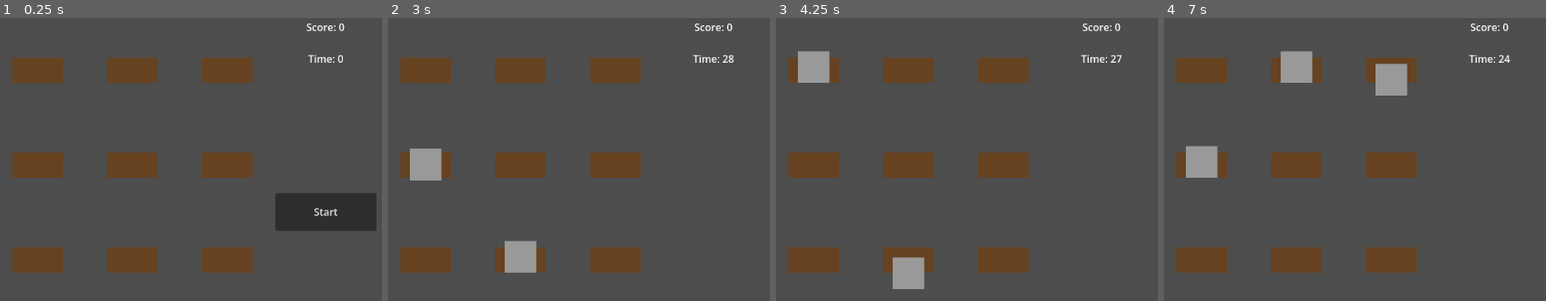
Above: before the commit, frames 1-4 (left to right).
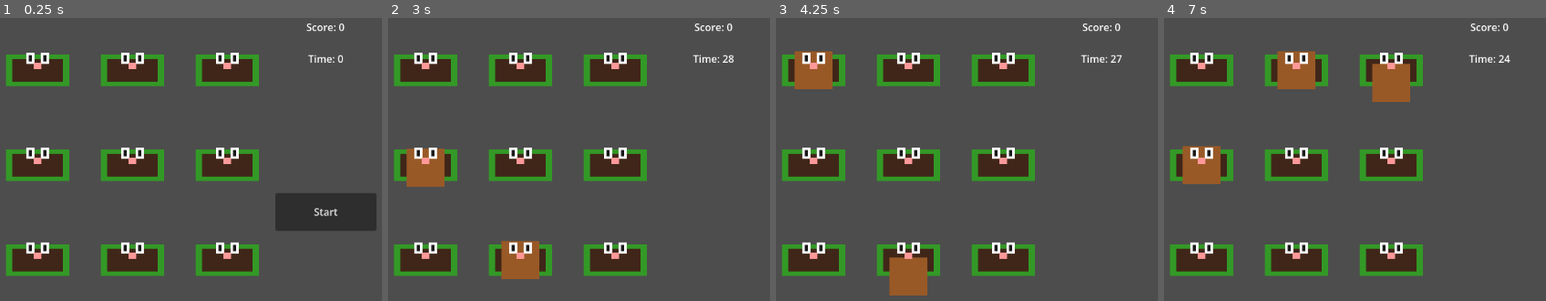
Above: after the commit, the same moments.

Repository: cangming009/firtdemo
Game: Godot game, scene res://main.tscn
The game is run twice, just before and just after one commit, with the same random seed, the same clock (stepped at 60 frames per second) and the same inputs.
Inputs (mouse positions are in pixels of both pictures, inside the frame that each line leads up to):
- Up to frame 1 (0.25 s): no input
- Up to frame 2 (3 s): click "Start" at 0.5 s; move the mouse to (outside the picture) at 1.27 s; click (outside the picture) at 1.42 s; tap Enter at 2 s; move the mouse to (567, 233) at 2.02 s; click (567, 233) at 2.17 s; move the mouse to (outside the picture) at 2.77 s; click (outside the picture) at 2.92 s
- Up to frame 3 (4.25 s): tap Space at 3.5 s; move the mouse to (1066, 295) at 3.52 s; click (1066, 295) at 3.67 s
- Up to frame 4 (7 s): move the mouse to (outside the picture) at 4.27 s; click (outside the picture) at 4.42 s; move the mouse to (1270, 151) at 5.02 s; click (1270, 151) at 5.17 s; move the mouse to (1526, 213) at 5.77 s; click (1526, 213) at 5.92 s; move the mouse to (1381, 108) at 6.52 s; click (1381, 108) at 6.67 s

The runs differ from the first frame. In frame 1, 17% of the frame differs, in the area x 1-68%, y 12-92%; in frame 2, 17%; in frame 3, 18%; in frame 4, 18%, in the area x 1-68%, y 11-92%.

Commit message:
feat: 完成 UI 优化 - 卡通风格 + 特效 + 连击系统
- 卡通地鼠: 棕色身体 + 白色眼眶 + 黑色瞳孔 + 粉色鼻子
- 洞口装饰: 草地绿色边缘 + 深棕色地洞
- 星星爆炸: 金橙色星星粒子 + 屏幕震动
- 分数弹出: "+10" 绿色飘字动画
- 连击系统: Nice/Great/Amazing 文字 + Combo 计数器
- 锤子光标: 自定义灰色锤子图标

Diff:
--- a/GameManager.gd
+++ b/GameManager.gd
@@ -14,11 +14,14 @@
 @onready var timer_label: Label = $UI/TimerLabel
 @onready var start_button: Button = $UI/StartButton
 @onready var game_over_label: Label = $UI/GameOverLabel
+@onready var combo_label: Label = $UI/ComboLabel
 @onready var holes: Array = $GameField.get_children()
 @onready var audio_hit: AudioStreamPlayer = $AudioHit
 
 var spawn_timer: Timer
 var game_timer: Timer
+var combo_count: int = 0
+var combo_timer: Timer
 
 func _ready() -> void:
 	print("[GameManager] _ready called")
@@ -30,8 +33,14 @@
 	game_timer.timeout.connect(_on_game_timeout)
 	add_child(game_timer)
 
+	combo_timer = Timer.new()
+	combo_timer.timeout.connect(_on_combo_timeout)
+	combo_timer.one_shot = true
+	add_child(combo_timer)
+
 	start_button.pressed.connect(_on_start_button_pressed)
 	game_over_label.hide()
+	combo_label.hide()
 	update_ui()
 
 	var hit_stream = load("res://hit.wav")
@@ -39,6 +48,17 @@
 		audio_hit.stream = hit_stream
 
 	print("[GameManager] _ready done, holes count: ", holes.size())
+
+	var img = Image.create(32, 32, false, Image.FORMAT_RGBA8)
+	img.fill(Color(0, 0, 0, 0))
+	for y in range(4, 12):
+		for x in range(6, 26):
+			img.set_pixel(x, y, Color(0.6, 0.6, 0.6, 1))
+	for y in range(12, 28):
+		for x in range(12, 20):
+			img.set_pixel(x, y, Color(0.5, 0.35, 0.2, 1))
+	var texture = ImageTexture.create_from_image(img)
+	DisplayServer.cursor_set_custom_image(texture)
 
 func _on_start_button_pressed() -> void:
 	start_game()
@@ -92,12 +112,74 @@
 	start_button.text = "Play Again"
 	start_button.show()
 
-func add_score(points: int) -> void:
+func add_score(points: int, mole_pos: Vector2 = Vector2.ZERO) -> void:
 	if state == GameState.PLAYING:
 		score += points
 		update_ui()
 		audio_hit.play()
+		spawn_score_popup(mole_pos, points)
+
+		combo_count += 1
+		combo_timer.start(1.5)
+
+		combo_label.text = "Combo: %d" % combo_count
+		combo_label.show()
+		combo_label.scale = Vector2(1.2, 1.2)
+		var tween = create_tween()
+		tween.set_parallel(true)
+		tween.tween_property(combo_label, "scale", Vector2(1.0, 1.0), 0.15).set_trans(Tween.TRANS_BACK).set_ease(Tween.EASE_OUT)
+
+		show_combo_text()
+
+func spawn_score_popup(world_pos: Vector2, points: int) -> void:
+	var popup = Label.new()
+	popup.text = "+%d" % points
+	popup.add_theme_font_size_override("font_size", 24)
+	popup.modulate = Color(0.3, 0.85, 0.3, 1)
+	popup.horizontal_alignment = HORIZONTAL_ALIGNMENT_CENTER
+	popup.vertical_alignment = VERTICAL_ALIGNMENT_CENTER
+	popup.z_index = 100
+	add_child(popup)
+
+	var screen_pos = get_viewport().get_camera_2d_position() + world_pos
+	popup.global_position = screen_pos + Vector2(0, -20)
+
+	var tween = create_tween()
+	tween.set_parallel(true)
+	tween.tween_property(popup, "position:y", screen_pos.y - 80, 0.8).set_trans(Tween.TRANS_BACK).set_ease(Tween.EASE_OUT)
+	tween.tween_property(popup, "modulate:a", 0.0, 0.8).set_trans(Tween.TRANS_SINE).set_ease(Tween.EASE_IN)
+
+	await get_tree().create_timer(0.8).timeout
+	popup.queue_free()
 
 func update_ui() -> void:
 	score_label.text = "Score: %d" % score
 	timer_label.text = "Time: %d" % max(0, int(time_remaining))
+
+func _on_combo_timeout() -> void:
+	combo_count = 0
+	combo_label.hide()
+
+func show_combo_text() -> void:
+	var text = ""
+	if combo_count >= 6:
+		text = "Amazing!"
+	elif combo_count >= 4:
+		text = "Great!"
+	elif combo_count >= 2:
+		text = "Nice!"
+	else:
+		return
+
+	combo_label.text = text
+	combo_label.show()
+
+	combo_label.scale = Vector2(2.0, 2.0)
+	combo_label.modulate.a = 0.0
+	var tween = create_tween()
+	tween.set_parallel(true)
+	tween.tween_property(combo_label, "scale", Vector2(1.0, 1.0), 0.2).set_trans(Tween.TRANS_BACK).set_ease(Tween.EASE_OUT)
+	tween.tween_property(combo_label, "modulate:a", 1.0, 0.2)
+
+	await get_tree().create_timer(0.5).timeout
+	combo_label.hide()
--- a/Hole.gd
+++ b/Hole.gd
@@ -17,4 +17,5 @@
 	return mole.is_mole_visible()
 
 func _on_mole_whacked() -> void:
-	get_parent().get_parent().add_score(10)
+	var mole_pos = mole.global_position
+	get_parent().get_parent().add_score(10, mole_pos)
--- a/Hole.tscn
+++ b/Hole.tscn
@@ -8,31 +8,103 @@
 [node name="Hole" type="Node2D"]
 script = ExtResource("1_mole")
 
-[node name="HoleVisual" type="ColorRect" parent="."]
+[node name="HoleEdge" type="ColorRect" parent="."]
+anchors_preset = 8
+anchor_left = 0.5
+anchor_top = 0.5
+anchor_right = 0.5
+anchor_bottom = 0.5
+offset_left = -50.0
+offset_top = -25.0
+offset_right = 50.0
+offset_bottom = 25.0
+color = Color(0.2, 0.6, 0.15, 1)
+
+[node name="HoleOpening" type="ColorRect" parent="."]
 anchors_preset = 8
 anchor_left = 0.5
 anchor_top = 0.5
 anchor_right = 0.5
 anchor_bottom = 0.5
 offset_left = -40.0
-offset_top = -20.0
+offset_top = -18.0
 offset_right = 40.0
-offset_bottom = 20.0
-color = Color(0.4, 0.26, 0.13, 1)
+offset_bottom = 18.0
+color = Color(0.25, 0.15, 0.1, 1)
 
 [node name="Mole" type="Node2D" parent="."]
 
-[node name="MoleSprite" type="ColorRect" parent="Mole"]
+[node name="MoleBody" type="ColorRect" parent="Mole"]
 anchors_preset = 8
 anchor_left = 0.5
 anchor_top = 0.5
 anchor_right = 0.5
 anchor_bottom = 0.5
-offset_left = -25.0
-offset_top = -25.0
-offset_right = 25.0
+offset_left = -30.0
+offset_top = -35.0
+offset_right = 30.0
 offset_bottom = 25.0
-color = Color(0.6, 0.6, 0.6, 1)
+color = Color(0.6, 0.35, 0.15, 1)
+
+[node name="LeftEye" type="ColorRect" parent="Mole"]
+anchors_preset = 8
+anchor_left = 0.5
+anchor_top = 0.5
+anchor_right = 0.5
+anchor_bottom = 0.5
+offset_left = -18.0
+offset_top = -28.0
+offset_right = -5.0
+offset_bottom = -10.0
+color = Color(1, 1, 1, 1)
+
+[node name="RightEye" type="ColorRect" parent="Mole"]
+anchors_preset = 8
+anchor_left = 0.5
+anchor_top = 0.5
+anchor_right = 0.5
+anchor_bottom = 0.5
+offset_left = 5.0
+offset_top = -28.0
+offset_right = 18.0
+offset_bottom = -10.0
+color = Color(1, 1, 1, 1)
+
+[node name="LeftPupil" type="ColorRect" parent="Mole"]
+anchors_preset = 8
+anchor_left = 0.5
+anchor_top = 0.5
+anchor_right = 0.5
+anchor_bottom = 0.5
+offset_left = -14.0
+offset_top = -24.0
+offset_right = -9.0
+offset_bottom = -14.0
+color = Color(0.1, 0.1, 0.1, 1)
+
+[node name="RightPupil" type="ColorRect" parent="Mole"]
+anchors_preset = 8
+anchor_left = 0.5
+anchor_top = 0.5
+anchor_right = 0.5
+anchor_bottom = 0.5
+offset_left = 9.0
+offset_top = -24.0
+offset_right = 14.0
+offset_bottom = -14.0
+color = Color(0.1, 0.1, 0.1, 1)
+
+[node name="Nose" type="ColorRect" parent="Mole"]
+anchors_preset = 8
+anchor_left = 0.5
+anchor_top = 0.5
+anchor_right = 0.5
+anchor_bottom = 0.5
+offset_left = -6.0
+offset_top = -12.0
+offset_right = 6.0
+offset_bottom = -2.0
+color = Color(1, 0.6, 0.6, 1)
 
 [node name="Area2D" type="Area2D" parent="Mole"]
 
--- a/Mole.gd
+++ b/Mole.gd
@@ -9,7 +9,7 @@
 var state: MoleState = MoleState.HIDDEN
 var is_whacked: bool = false
 
-@onready var mole_sprite: ColorRect = $Mole/MoleSprite
+@onready var mole_sprite: ColorRect = $Mole/MoleBody
 
 signal mole_whacked
 
@@ -90,20 +90,39 @@
 	explosion.global_position = mole_sprite.global_position
 	add_child(explosion)
 
-	var colors = [Color(1, 0.5, 0, 1), Color(1, 0.8, 0, 1), Color(1, 1, 0, 1), Color(1, 0.3, 0, 1)]
+	var colors = [
+		Color(1, 0.85, 0, 1),
+		Color(1, 0.6, 0, 1),
+		Color(1, 1, 0.9, 1),
+		Color(1, 0.85, 0, 1),
+		Color(1, 0.6, 0, 1),
+		Color(1, 1, 0.9, 1),
+		Color(1, 0.85, 0, 1),
+		Color(1, 0.6, 0, 1)
+	]
 	for i in 8:
 		var particle = ColorRect.new()
-		particle.color = colors[i % colors.size()]
-		particle.size = Vector2(12, 12)
-		particle.pivot_offset = Vector2(6, 6)
+		particle.color = colors[i]
+		particle.size = Vector2(14, 14)
+		particle.pivot_offset = Vector2(7, 7)
 		explosion.add_child(particle)
 
 		var angle = (i / 8.0) * TAU
 		var tween = create_tween()
 		tween.set_parallel(true)
-		tween.tween_property(particle, "position", Vector2(cos(angle) * 60, sin(angle) * 60), 0.3).set_trans(Tween.TRANS_SINE).set_ease(Tween.EASE_OUT)
-		tween.tween_property(particle, "modulate:a", 0.0, 0.3).set_trans(Tween.TRANS_SINE).set_ease(Tween.EASE_IN)
-		tween.tween_property(particle, "scale", Vector2(0.1, 0.1), 0.3).set_trans(Tween.TRANS_SINE).set_ease(Tween.EASE_IN)
+		tween.tween_property(particle, "position", Vector2(cos(angle) * 60, sin(angle) * 60), 0.35).set_trans(Tween.TRANS_BACK).set_ease(Tween.EASE_OUT)
+		tween.tween_property(particle, "modulate:a", 0.0, 0.35).set_trans(Tween.TRANS_SINE).set_ease(Tween.EASE_IN)
+		tween.tween_property(particle, "rotation", angle + TAU, 0.35).set_trans(Tween.TRANS_SINE).set_ease(Tween.EASE_OUT)
+		tween.tween_property(particle, "scale", Vector2(0.2, 0.2), 0.35).set_trans(Tween.TRANS_BACK).set_ease(Tween.EASE_IN)
+
+	var viewport = get_viewport()
+	var original_pos = viewport.get_camera_2d_position()
+	var shake_tween = create_tween()
+	shake_tween.set_parallel(true)
+	shake_tween.tween_property(viewport, "position", original_pos + Vector2(4, -3), 0.05).set_trans(Tween.TRANS_SINE).set_ease(Tween.EASE_IN)
+	shake_tween.tween_property(viewport, "position", original_pos + Vector2(-4, 3), 0.05).set_trans(Tween.TRANS_SINE).set_ease(Tween.EASE_IN)
+	shake_tween.tween_property(viewport, "position", original_pos + Vector2(3, -2), 0.05).set_trans(Tween.TRANS_SINE).set_ease(Tween.EASE_IN)
+	shake_tween.tween_property(viewport, "position", original_pos, 0.05).set_trans(Tween.TRANS_SINE).set_ease(Tween.EASE_IN)
 
 	await get_tree().create_timer(0.4).timeout
 	explosion.queue_free()
--- a/main.tscn
+++ b/main.tscn
@@ -66,6 +66,18 @@
 text = "Time: 30"
 horizontal_alignment = 1
 
+[node name="ComboLabel" type="Label" parent="UI" unique_id=987654321]
+anchors_preset = 1
+anchor_left = 1.0
+anchor_right = 1.0
+offset_left = -120.0
+offset_top = 20.0
+offset_right = -20.0
+offset_bottom = 60.0
+grow_horizontal = 0
+text = "Combo: 0"
+horizontal_alignment = 2
+
 [node name="StartButton" type="Button" parent="UI" unique_id=1586342609]
 anchors_preset = 8
 anchor_left = 0.5
